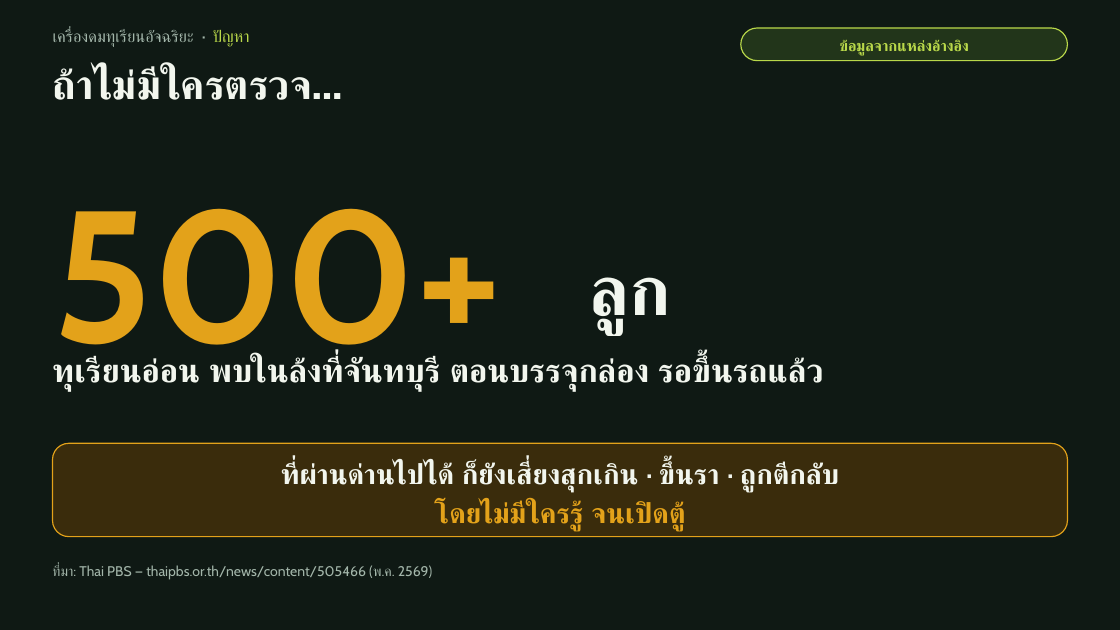
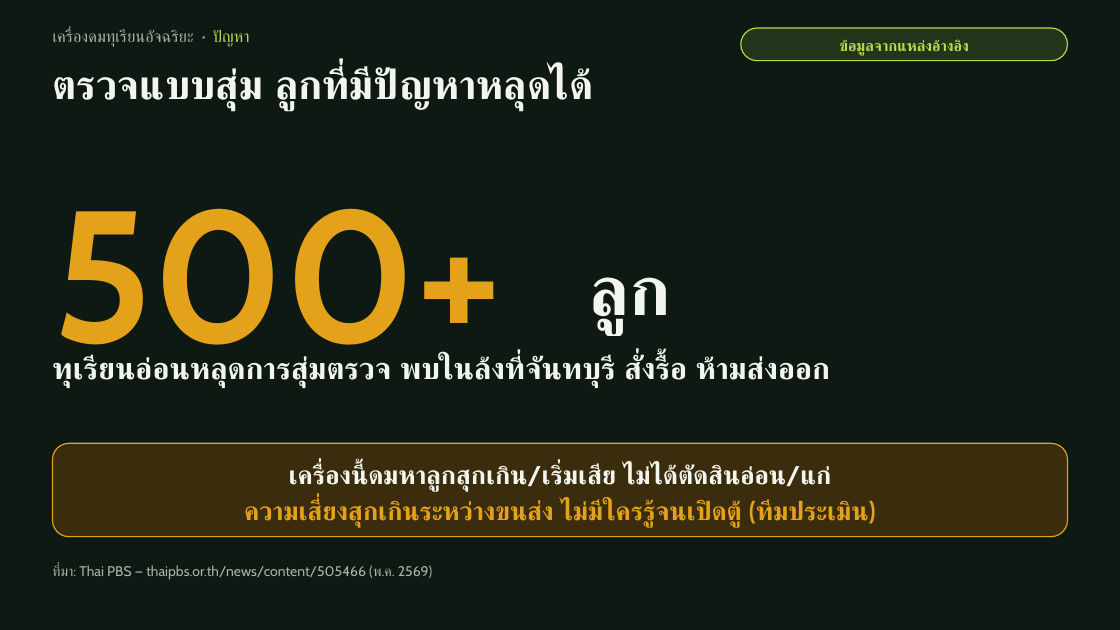
Before and after one commit to moolek02/e-nose-hub, a slide deck: slide 2 of docs/e-nose-pitch-deck-v2.pptx. Drawn at 1120x630 pixels with LibreOffice and Linux fonts; fonts in the diff are those of the drawing. Boxes give left, top, right and bottom in pixels: in the first picture for what was removed or moved away, otherwise in the second. Text is boxed around its words. In the diff, an @@ line names an element or a change of style, - is before the commit and + after.

```diff
--- a/docs/e-nose-pitch-deck-v2.pptx
+++ b/docs/e-nose-pitch-deck-v2.pptx
@@ text at box(52, 67, 591, 111): text changed @@
-ถ้าไม่มีใครตรวจ…
+ตรวจแบบสุ่ม ลูกที่มีปัญหาหลุดได้
@@ text at box(52, 356, 830, 388): text changed; size 28 to 26 pt @@
-ทุเรียนอ่อน พบในล้งที่จันทบุรี ตอนบรรจุกล่อง รอขึ้นรถแล้ว
+ทุเรียนอ่อนหลุดการสุ่มตรวจ พบในล้งที่จันทบุรี สั่งรื้อ ห้ามส่งออก
@@ text at box(244, 465, 876, 527): text changed; size 24 to 22 pt; text colour #F2F6EE to #E3A21A @@
-ที่ผ่านด่านไปได้ ก็ยังเสี่ยงสุกเกิน · ขึ้นรา · ถูกตีกลับ
-โดยไม่มีใครรู้ จนเปิดตู้
+เครื่องนี้ดมหาลูกสุกเกิน/เริ่มเสีย ไม่ได้ตัดสินอ่อน/แก่
+ความเสี่ยงสุกเกินระหว่างขนส่ง ไม่มีใครรู้จนเปิดตู้ (ทีมประเมิน)
```
Also in this commit, not shown: 10 other slides changed, 4 other files.
